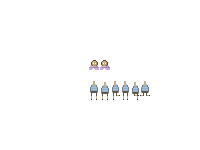
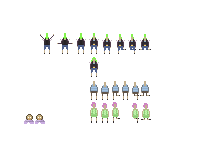
Two versions of the same layered image (200 x 150). Layer-by-layer changes:
painted on "head" over (24, 33, 151, 124)
